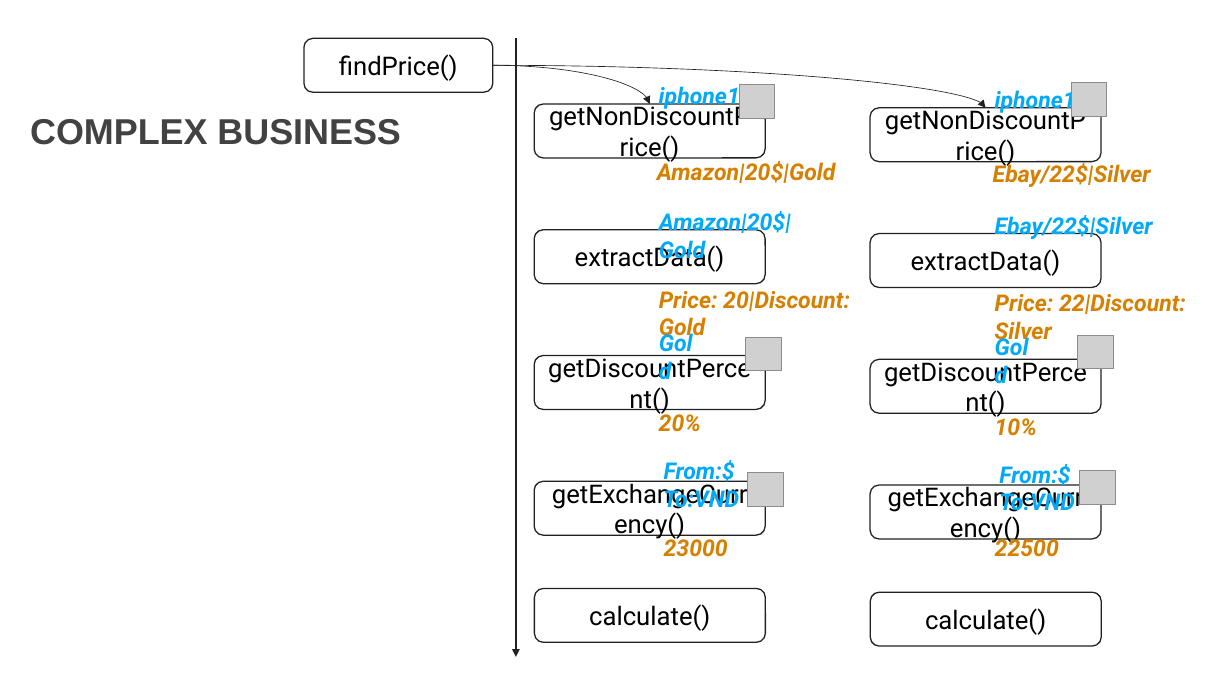
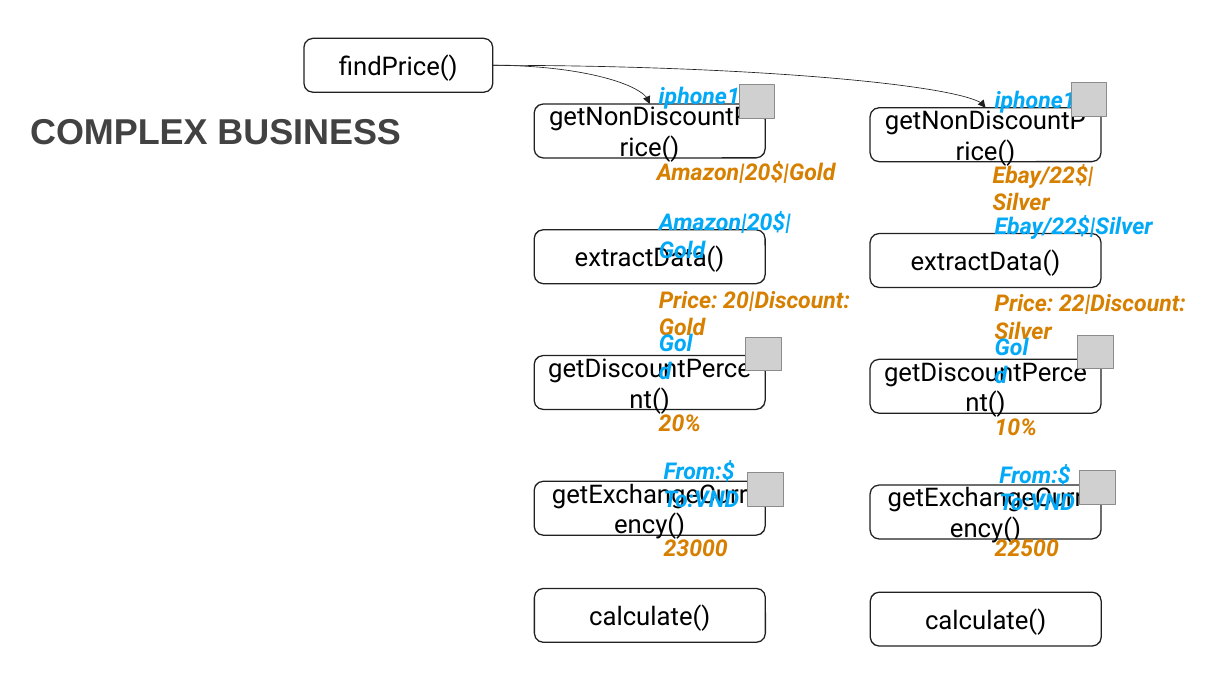
Before and after one commit to DevDay2019-AxonActive/DevDay2019---Advanced-Java, a slide deck: slide 8 of presentations/java_future.pptx. Drawn at 1232x693 pixels with LibreOffice and Linux fonts; fonts in the diff are those of the drawing; grey boxes stand for pictures; background and template pictures are left out. Boxes give left, top, right and bottom in pixels: in the first picture for what was removed or moved away, otherwise in the second. Text is boxed around its words. In the diff, an @@ line names an element or a change of style, - is before the commit and + after.

```diff
--- a/presentations/java_future.pptx
+++ b/presentations/java_future.pptx
@@ arrow removed from (516, 39) to (516, 657) @@
@@ text "Ebay/22$|Silver" rewrapped from [993,162,1151,187] to [993,162,1094,211] @@
```
Also in this commit, not shown: 2 other slides changed.
